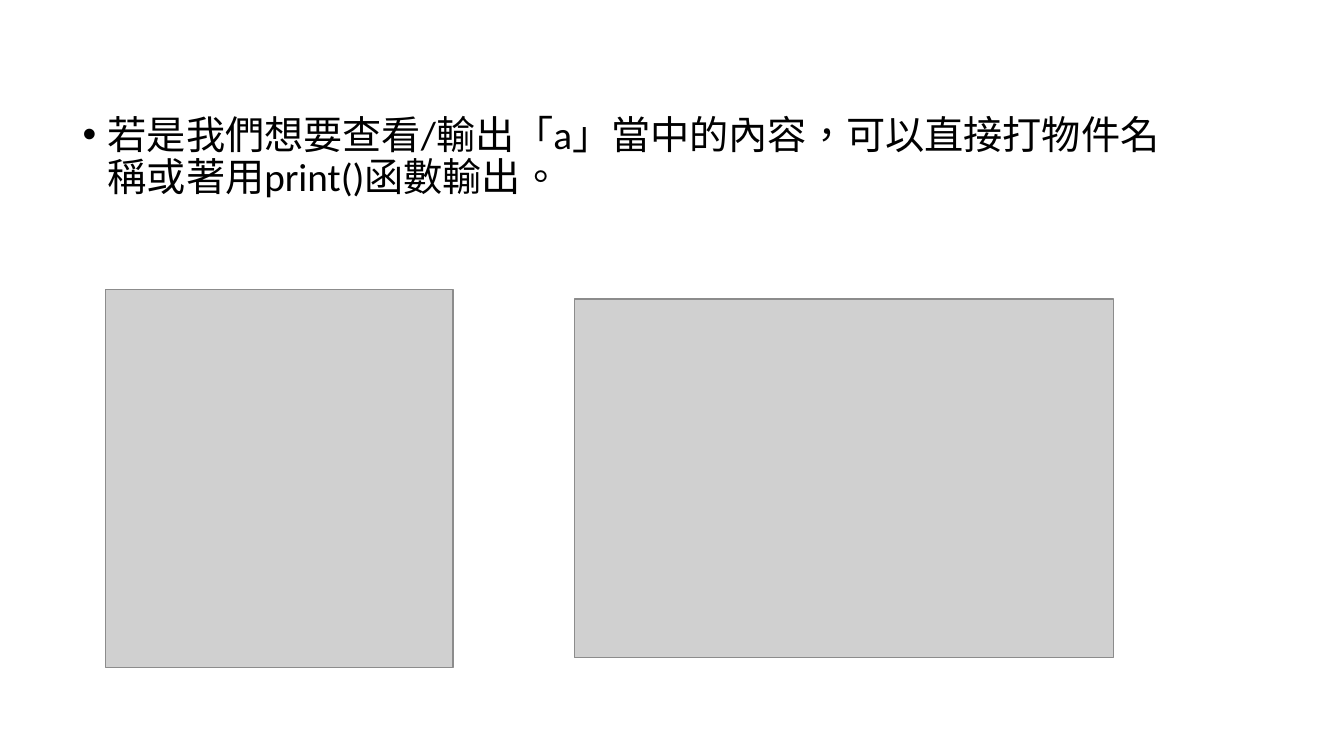
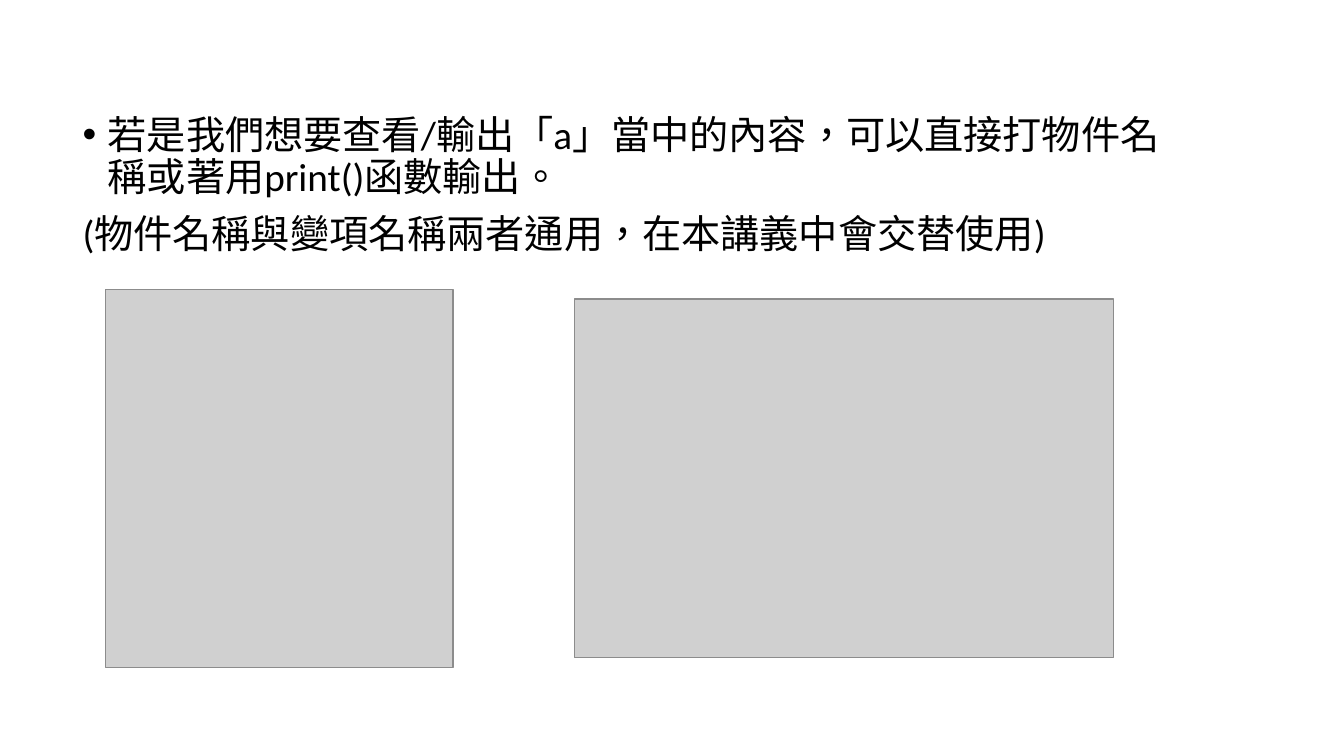
Before and after one commit to qbiexyz/R-for-NGO, a slide deck: slide 11 of ppt/基礎篇2_R語言的基礎概念.pptx (slide 9 before the commit). Drawn at 1344x756 pixels with LibreOffice and Linux fonts; fonts in the diff are those of the drawing; grey boxes stand for pictures. Boxes give left, top, right and bottom in pixels: in the first picture for what was removed or moved away, otherwise in the second. Text is boxed around its words. In the diff, an @@ line names an element or a change of style, - is before the commit and + after.

```diff
--- a/ppt/基礎篇2_R語言的基礎概念.pptx
+++ b/ppt/基礎篇2_R語言的基礎概念.pptx
@@ text at <box>83,215,1046,254</box>: paragraph added @@
+(物件名稱與變項名稱兩者通用，在本講義中會交替使用)
```
Also in this commit, not shown: 6 other slides changed, 2 slides added, 32 other files.
